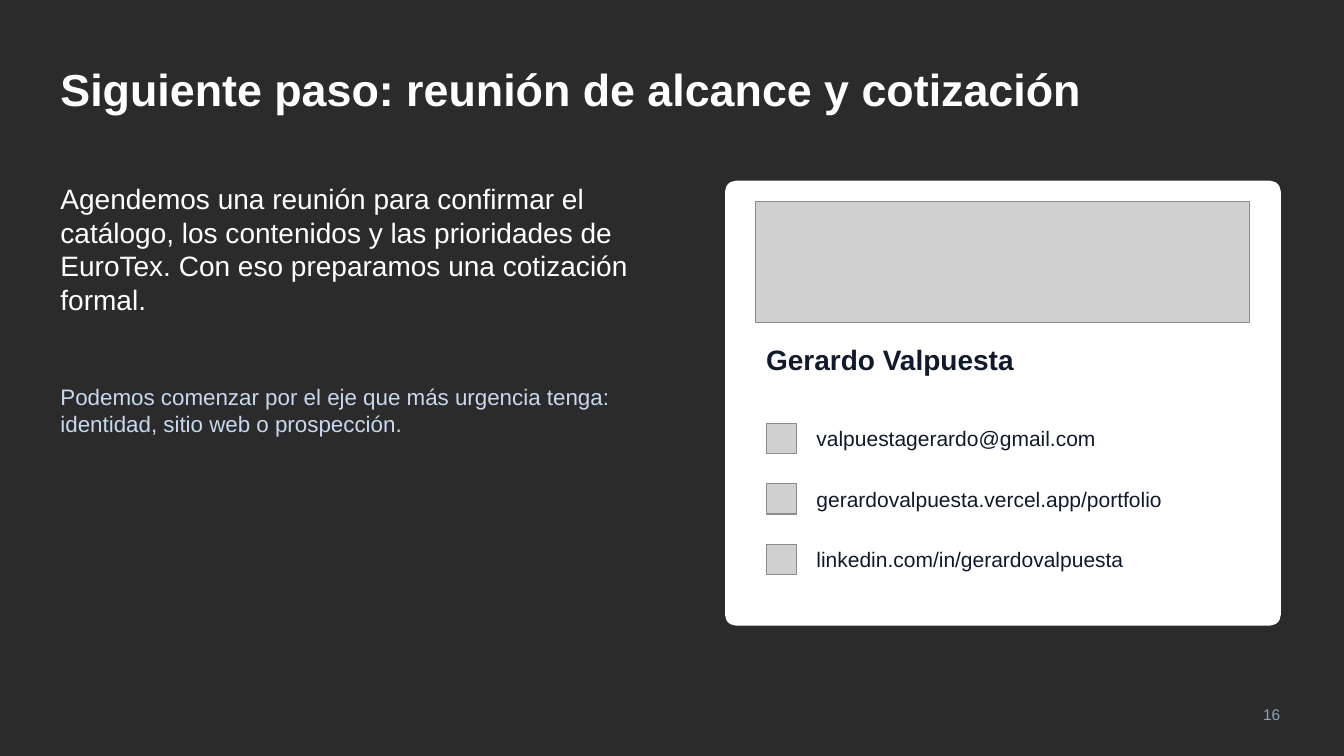
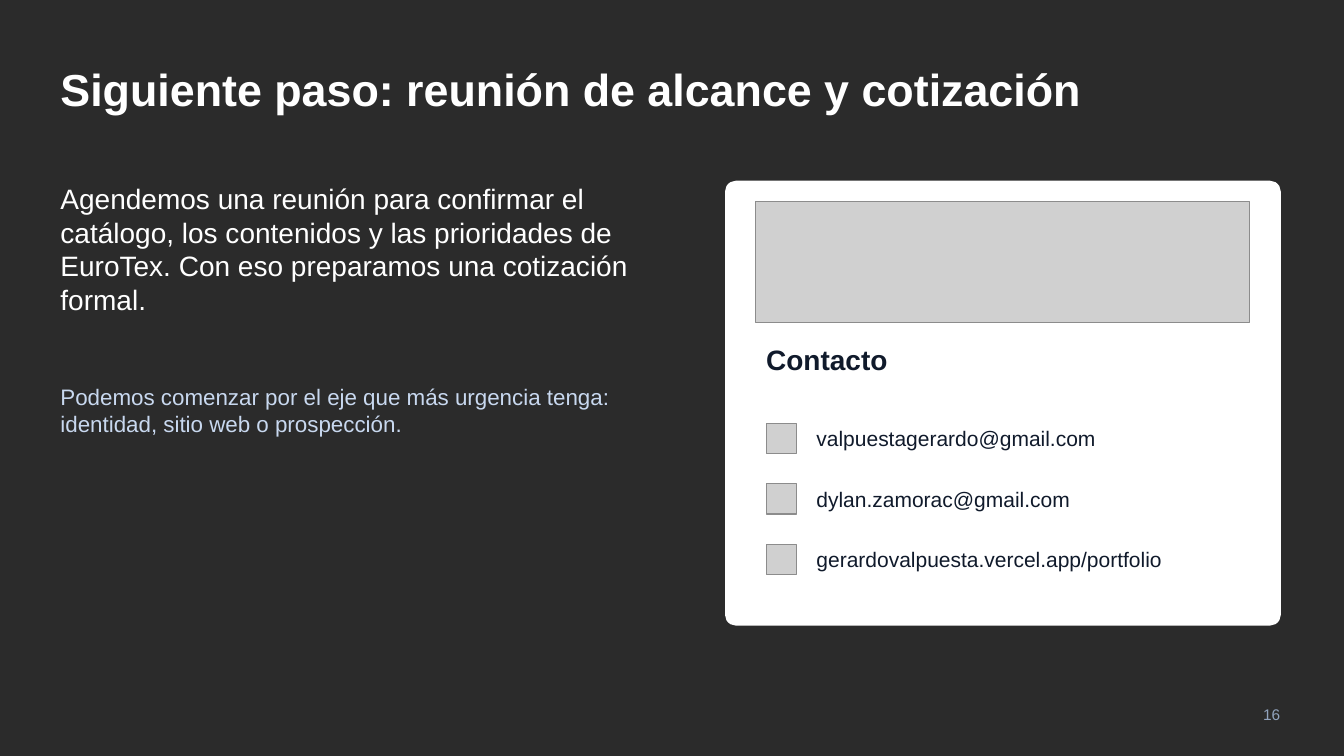
Before and after one commit to GerardoValpuesta/PortafolioWeb, a slide deck: slide 16 of presentaciones/eurotex/SYMTHREE_EuroTex_Propuesta_v2.pptx. Drawn at 1344x756 pixels with LibreOffice and Linux fonts; fonts in the diff are those of the drawing; grey boxes stand for pictures; background and template pictures are left out; a plain dark background stands for a picture behind light text. Boxes give left, top, right and bottom in pixels: in the first picture for what was removed or moved away, otherwise in the second. Text is boxed around its words. In the diff, an @@ line names an element or a change of style, - is before the commit and + after.

```diff
--- a/presentaciones/eurotex/SYMTHREE_EuroTex_Propuesta_v2.pptx
+++ b/presentaciones/eurotex/SYMTHREE_EuroTex_Propuesta_v2.pptx
@@ text at (766, 350, 887, 371): text changed @@
-Gerardo Valpuesta
+Contacto
@@ text added at (816, 491, 1069, 511), 15 pt, text #101A2B @@
+dylan.zamorac@gmail.com
@@ text "gerardovalpuesta.vercel.app/portfolio": place and size @@
-text "gerardovalpuesta.vercel.app/portfolio" at (816, 491, 1161, 511)
+text "gerardovalpuesta.vercel.app/portfolio" at (816, 551, 1161, 572)
@@ text removed at (816, 551, 1123, 572) @@
-linkedin.com/in/gerardovalpuesta
```
Also in this commit, not shown: 3 other slides changed, 1 other file.
